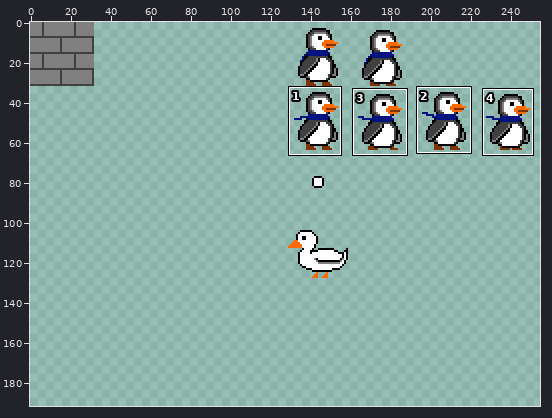
Sprite sheet, stored at assets/texture-sheet.png. The picture above shows the old version from afar; the outline marks the close-up.
Close-up. Old version:
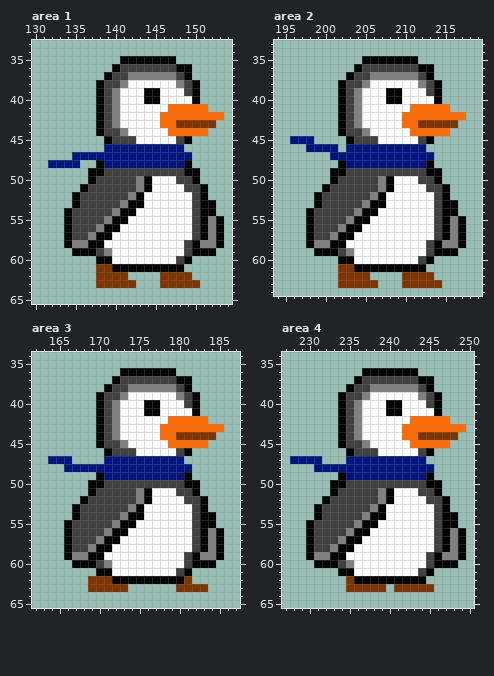
The file is 256x128 pixels. Pixels under 10% opacity are left out. Shown: area 1: x 130..154, y 33..65; area 2: x 194..219, y 33..64; area 3: x 162..187, y 34..65; area 4: x 227..250, y 34..65. The old version is drawn lined up with the new one, on the new canvas. The wide view leaves out empty margins. The commit also changed other parts of the picture, which this record leaves out.
After the commit:
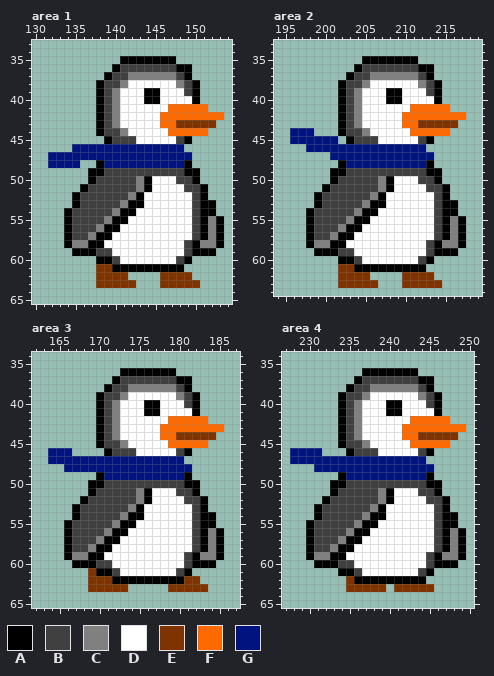
Palette (. is transparent): A #000000  B #404040  C #808080  D #ffffff  E #7f3300  F #ff6a00  G #00137f
Diff:
canvas 256x128 -> 256x192
Area 1:
Colour B replaces colour C in row 59 at x 139.
Colour B replaces colour D in row 60 at x 140.
Colour G is added in row 46 at x 135 to 138; in row 47 at x 132 to 134.
Area 2:
Colour B replaces colour C in row 59 at x 203.
Colour B replaces colour D in row 60 at x 204.
Colour G is added in row 44 at x 196 to 198; in row 45 at x 199 to 201; in row 46 at x 202.
Area 3:
Colour B replaces colour C in row 60 at x 171.
Colour B replaces colour D in row 61 at x 172.
Colour E is added in row 61 at x 169; in row 62 at x 182; in row 63 at x 179.
Colour G is added in row 46 at x 164 to 166; in row 47 at x 167 to 170.
Area 4:
Colour B replaces colour C in row 60 at x 235.
Colour B replaces colour D in row 61 at x 236.
Colour G is added in row 46 at x 228 to 231; in row 47 at x 232 to 234.
